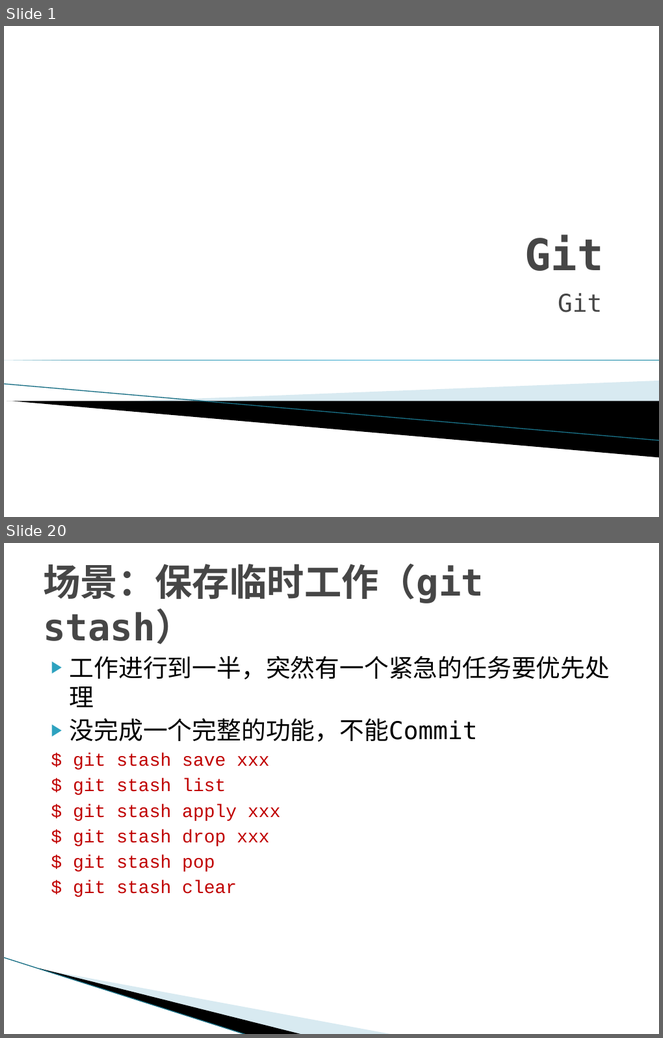
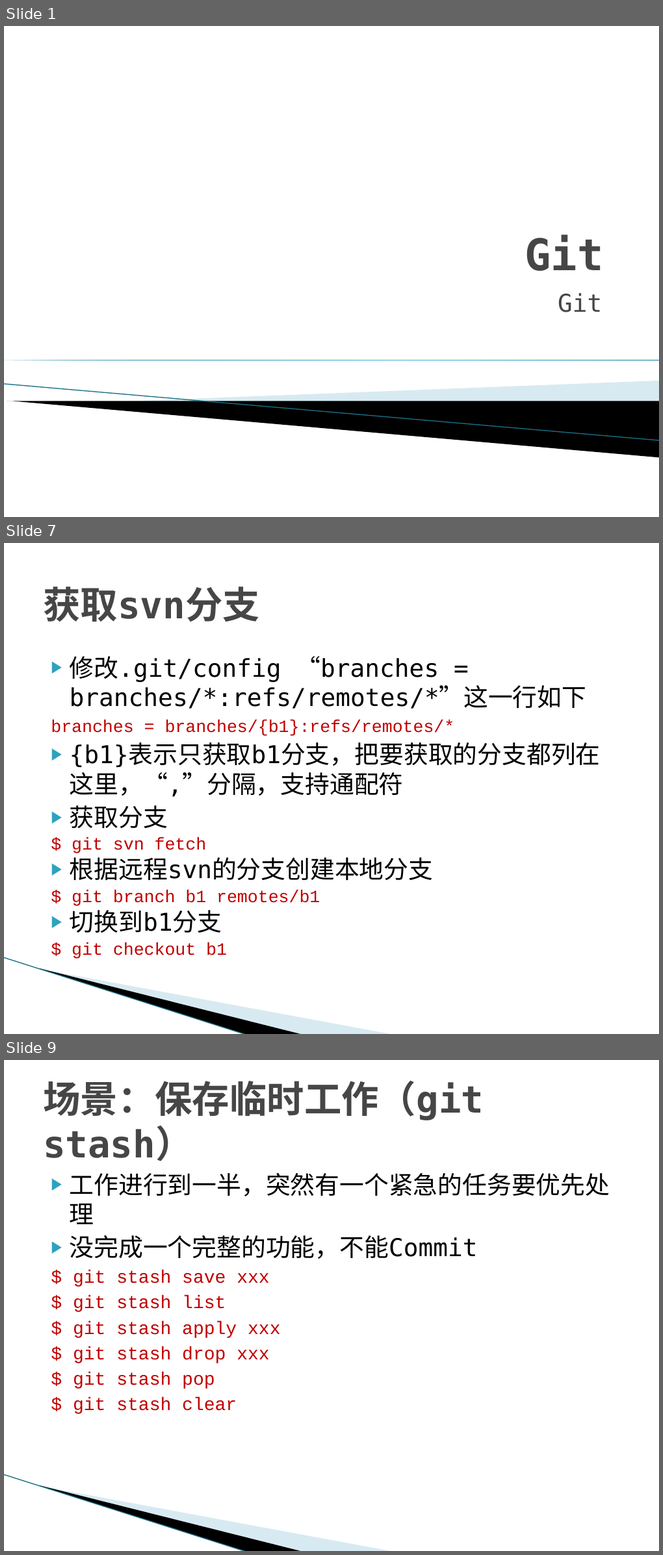
Before and after one commit to texnician/demo, a slide deck: ppt/Git.pptx. Shown one above the other, each under a label of ours: slides 1 and 20 before the commit, slides 1, 7 and 9 after it; the slides between them are not shown. The pictures are 663x1038 and 663x1555 pixels, drawn with LibreOffice and Linux fonts; fonts in the diff are those of the drawing; background and template pictures are left out. Boxes give left, top, right and bottom in pixels: in the first picture for what was removed or moved away, otherwise in the second. Text is boxed around its words. In the diff, an @@ line names an element or a change of style, - is before the commit and + after.

```diff
--- a/ppt/Git.pptx
+++ b/ppt/Git.pptx
@@ slide 7 added at (4,543,659,1034), background #FFFFFF; not listed: 3 template elements that a slide beside it also shows @@
@@ title added at (43,587,259,622), 41 pt, text #464646, bold @@
+获取svn分支
@@ text added at (51,656,601,959), 27 pt, text #000000 @@
+▶ 修改.git/config “branches = branches/*:refs/remotes/*”这一行如下
+branches = branches/{b1}:refs/remotes/*
+▶ {b1}表示只获取b1分支，把要获取的分支都列在这里，“,”分隔，支持通配符
+▶ 获取分支
+$ git svn fetch
+▶ 根据远程svn的分支创建本地分支
+$ git branch b1 remotes/b1
+▶ 切换到b1分支
+$ git checkout b1
@@ what was slide 20 is now slide 9 @@
```
Also in this commit, not shown: 5 slides changed, 7 other slides added, 14 other files.
